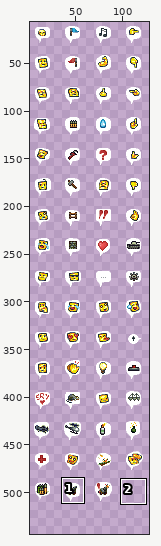
A sprite sheet gets an edit: ArmoredWarfare/Sprites/Emoticons.png. Above, an overview of the earlier version with the close-up marked.
Close-up. Before the commit:
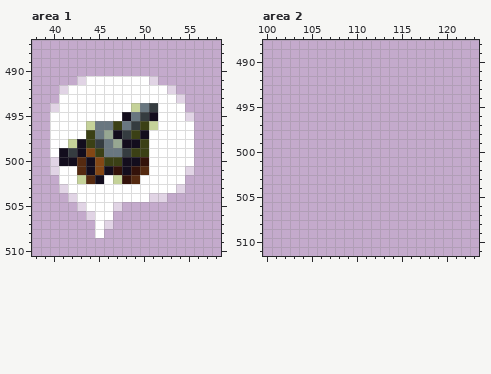
The file is 128x542 pixels. Pixels under 10% opacity are left out. Colours within 5 levels of each other are drawn and written as one. Shown: area 1: x 38..58, y 487..510; area 2: x 100..123, y 488..511. The old version is drawn lined up with the new one, on the new canvas. The wide view leaves out empty margins. The commit also changed other parts of the picture, which this record leaves out.
After the commit:
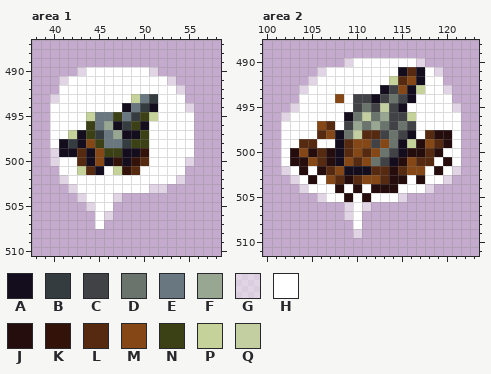
Palette (. is transparent): A #130d1d  B #353c40  C #404246  D #6b746c  E #697780  F #97a792  G #fdfdfd80  H #ffffff  J #260d0d  K #33120a  L #552a11  M #844715  N #3b4015  P #c5d299  Q #c4cfa1
Edits made:
canvas 128x542 -> 128x544
Changed rows in their new state; - is an unchanged pixel.
Area 1:
first column x 40:
490 ---GHHHHHHHG----
491 -GHH-------HHG--
492 -H-----------HG-
493 G--------PEB--H-
494 H-------AEBA---G
495 ----PEENEBNP---H
496 ----N-FABNAH----
497 --PA-BEFAAN-----
498 -AB-MN-EBN------
499 G-ALAMNNAAK-----
500 -HH---AK-KL----G
501 .--PLAHPKLH----.
502 -G-HHH-HHH----G-
503 -.G--------GG..-
504 --.G---G.....---
505 ---.G--.--------
506 ----.-G---------
507 ------.---------
508 -----.----------
Area 2:
first column x 102:
490 -------GHHHHHHHG----
491 ----GHHHHHHHHALAHG--
492 ---GHHHHHHHHPLMAHH--
493 --GHHHHHHHHACMAPHHG-
494 --HHHHMHCCACDCAHHHH-
495 -GHHHHHHCDCQCAHHHHHG
496 GHHHHHHADQDFCCPHHHHH
497 HHHHMLHCFDFDCDCHHHHH
498 HHHHLMADQLLCDCAHLJJH
499 HHLLHHALMMCMDAPJMLJH
500 HJMJLJALMLMDCAJJLJHH
501 HJJMLJAMLMDCAJMLLHJH
502 GHJHJLMAAALLJLMMHJHG
503 -GHJHMLJLMMLJJHJHHG-
504 --GHHHJHJHJJJHHHG---
505 ----GHHJHJHHHG------
506 -------GHG----------
507 -------GH-----------
508 --------H-----------
509 --------G-----------
Changed places in both close-ups, as pixel boxes (x1, y1, x2, y2):
changed: (50, 67, 194, 238)
added: (281, 58, 461, 238)
